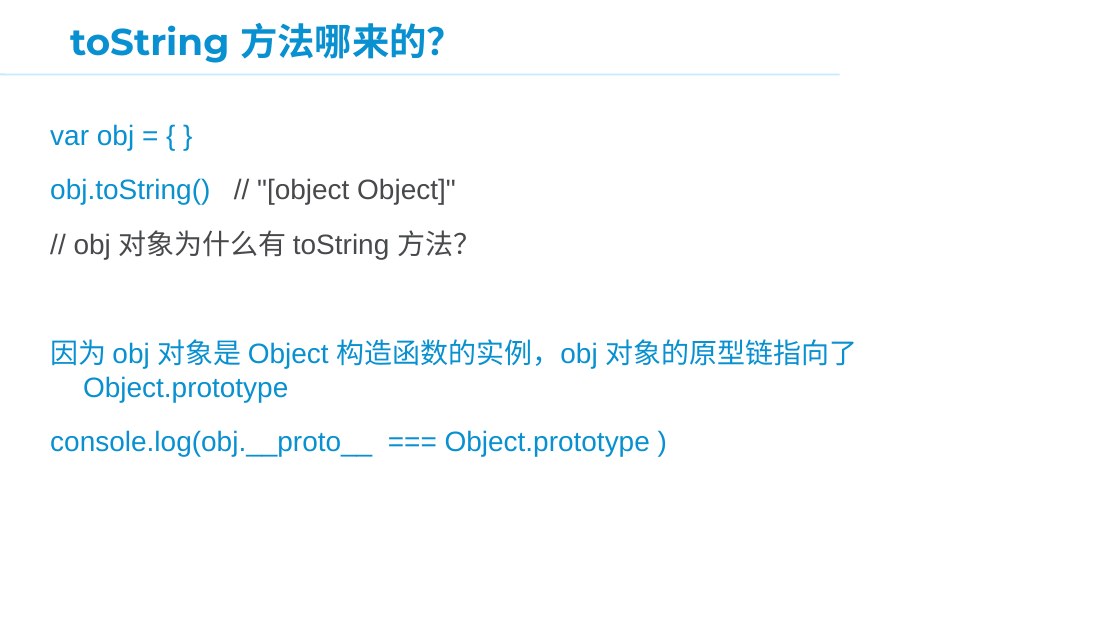
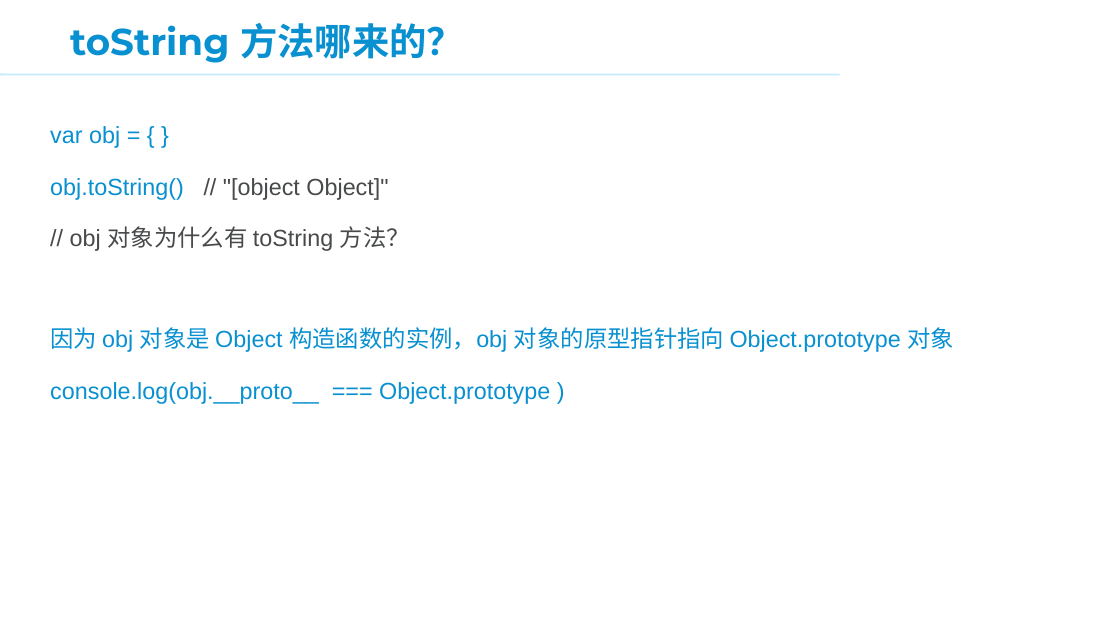
Before and after one commit to panxuepeng/javascript, a slide deck: slide 31 of ppt/3.JavaScript 高级部分.ppt. Drawn at 1120x630 pixels with LibreOffice and Linux fonts; fonts in the diff are those of the drawing; background and template pictures are left out. Boxes give left, top, right and bottom in pixels: in the first picture for what was removed or moved away, otherwise in the second. Text is boxed around its words. In the diff, an @@ line names an element or a change of style, - is before the commit and + after.

Commit message:
prototype

```diff
--- a/ppt/3.JavaScript 高级部分.ppt
+++ b/ppt/3.JavaScript 高级部分.ppt
@@ text at <box>50,126,550,404</box>: size 24 to 20 pt in "var obj = { }", "obj.toString() // "[object Object]"", "// obj 对象为什么有 toString 方法？", "console.log(obj.__proto__ === Object.prototype )"; line spacing 1 to 1.1 @@
@@ text at <box>50,327,955,352</box>: text changed; size 24 to 20 pt @@
-因为 obj 对象是 Object 构造函数的实例，obj 对象的原型链指向了 Object.prototype
+因为 obj 对象是 Object 构造函数的实例，obj 对象的原型指针指向 Object.prototype 对象
```
Also in this commit, not shown: 7 other slides changed, 2 slides added, 2 slides removed, 5 other files.
